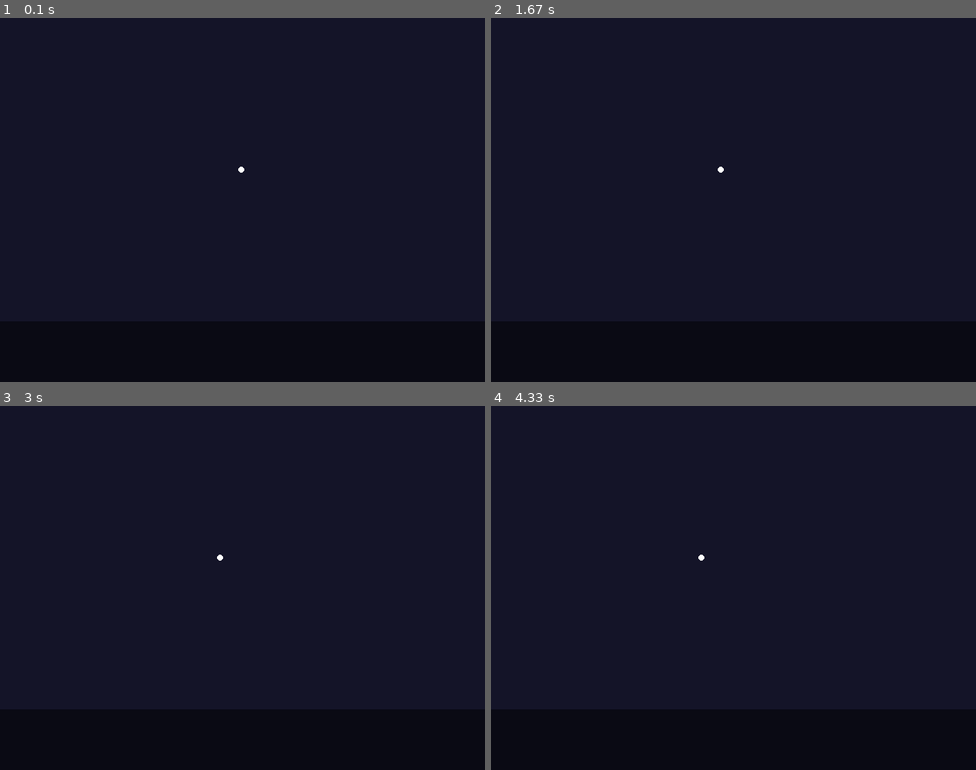
Above: before the commit, frames 1-4 (two rows, left to right).
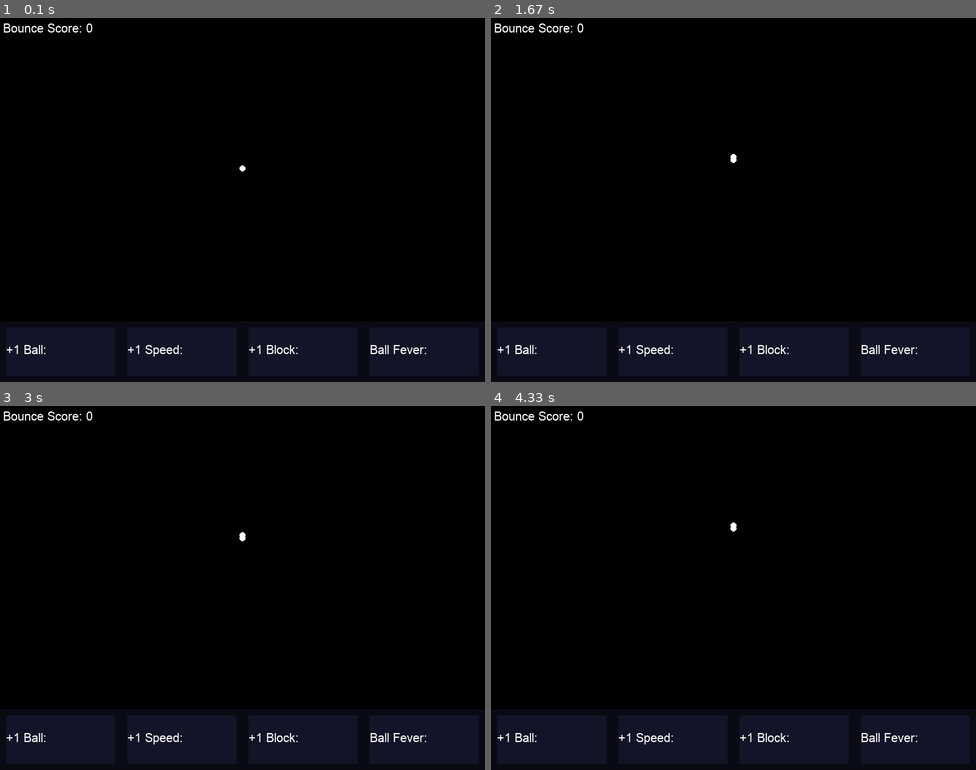
Above: after the commit, the same moments.

Repository: Wise05/pygame-games
Game: pygame game, started from Ball Bounce Tycoon/BB-Tycoon.py
Two runs of this game, one before a commit and one after it. Both use one fixed random seed, a clock stepped at 60 frames per second and the inputs below.
Inputs (mouse positions are in pixels of both pictures, inside the frame that each line leads up to):
- Up to frame 1 (0.1 s): no input
- Up to frame 2 (1.67 s): click (549, 352) at 0.38 s, where only the run after the commit has a clickable "+1 Ball:"; click (917, 352) at 0.72 s, where only the run after the commit has a clickable "Ball Fever:"
- Up to frame 3 (3 s): click (184, 740) at 2.05 s, where only the run after the commit has a clickable "+1 Speed:"
- Up to frame 4 (4.33 s): click (791, 740) at 3.38 s, where only the run after the commit has a clickable "+1 Block:"

The runs differ from the first frame. In frame 1, 84% of the frame differs, in the area x 0-100%, y 0-93%; in frame 2, 84%; in frame 3, 84%; in frame 4, 84%.

Commit message:
more game made

Diff:
--- a/Ball Bounce Tycoon/BB-Tycoon.py
+++ b/Ball Bounce Tycoon/BB-Tycoon.py
@@ -12,12 +12,31 @@
 icon = pygame.image.load(r"C:\Users\zevan\pygame\Ball Bounce Tycoon\controller-icon.png")
 pygame.display.set_icon(icon)
 
-#player
+#color
+color = (0,0,0)
+
+#balls!
 ballX = [400]
 ballY = [250]
 speed = 0.2
-speedX = [-0.2]
-speedY = [0]
+speedX = [0]
+speedY = [-0.2]
+bounces = 0
+ballTouch = 0
+
+#buttons
+button1 = pygame.Rect(10, 510, 180, 80)
+button2 = pygame.Rect(210, 510, 180, 80)
+button3 = pygame.Rect(410, 510, 180, 80)
+button4 = pygame.Rect(610, 510, 180, 80)
+buttonColor = (20, 20, 40)
+defaultColor = (20, 20, 40)
+pressedColor = (40, 40, 60)
+
+#text
+font = pygame.font.Font(r'C:\Users\zevan\pygame\Ball Bounce Tycoon\Arial.ttf', 20)
+textColor = (255,255,255)
+
 
 #Game loop
 running = True
@@ -25,10 +44,32 @@
     for event in pygame.event.get():
         if event.type == pygame.QUIT:
             running = False
+        #button presses
+        elif event.type == pygame.MOUSEBUTTONDOWN:
+            if event.button == 1:  # Left mouse button
+                if button1.collidepoint(event.pos):
+                    ballX.append(400)
+                    ballY.append(250)
+                    speedX.append(0)
+                    speedY.append(-0.2)
+                elif button2.collidepoint(event.pos):
+                    print("Pressed 2")
+                elif button3.collidepoint(event.pos):
+                    print("Pressed 3")
+                elif button4.collidepoint(event.pos):
+                    print("Pressed 4")
 
     #background update
-    screen.fill((20,20,40))
+    screen.fill(color)
     pygame.draw.rect(screen, (10,10,20), (0, 500, 800, 100))
+
+    #buttons
+    buttonColor = (20, 20, 40)
+    pressedColor = ()
+    pygame.draw.rect(screen, buttonColor, button1)
+    pygame.draw.rect(screen, buttonColor, button2)
+    pygame.draw.rect(screen, buttonColor, button3)
+    pygame.draw.rect(screen, buttonColor, button4)
 
     #player update
     for i in range(len(ballX)):
@@ -48,10 +89,33 @@
         if (ballX[i] <= 0):
             speedY[i] = random.uniform(-speed, speed)
             speedX[i] = (math.sqrt(speed**2 - speedY[i]**2))
-        #draw
+        #fun stuff
+        if (ballTouch == 0):
+            if (ballY[i] >= 500 or ballY[i] <= 0 or ballX[i] >= 800 or ballX[i] <= 0):
+                color = (random.randint(0,80), random.randint(0,80), random.randint(0,80))
+                bounces += 1
+                ballTouch = 1
+
+        #draw balls
         pygame.draw.circle(screen, (255, 255, 255), (ballX[i], ballY[i]), 5)
+    ballTouch = 0
 
-
+    #text
+    scoreText = f"Bounce Score: {bounces}"
+    scoreTextSurface = font.render(scoreText, True, textColor)
+    screen.blit(scoreTextSurface, (5,5))
+    text1 = "+1 Ball: "
+    button1Txt = font.render(text1, True, textColor)
+    screen.blit(button1Txt, (10,535))
+    text2 = "+1 Speed: "
+    button2Txt = font.render(text2, True, textColor)
+    screen.blit(button2Txt, (210,535))
+    text3 = "+1 Block: "
+    button3Txt = font.render(text3, True, textColor)
+    screen.blit(button3Txt, (410,535))
+    text4 = "Ball Fever: "
+    button4Txt = font.render(text4, True, textColor)
+    screen.blit(button4Txt, (610,535))
     #game update
     pygame.display.flip()
 
Binary file added: Ball Bounce Tycoon/Arial.ttf
